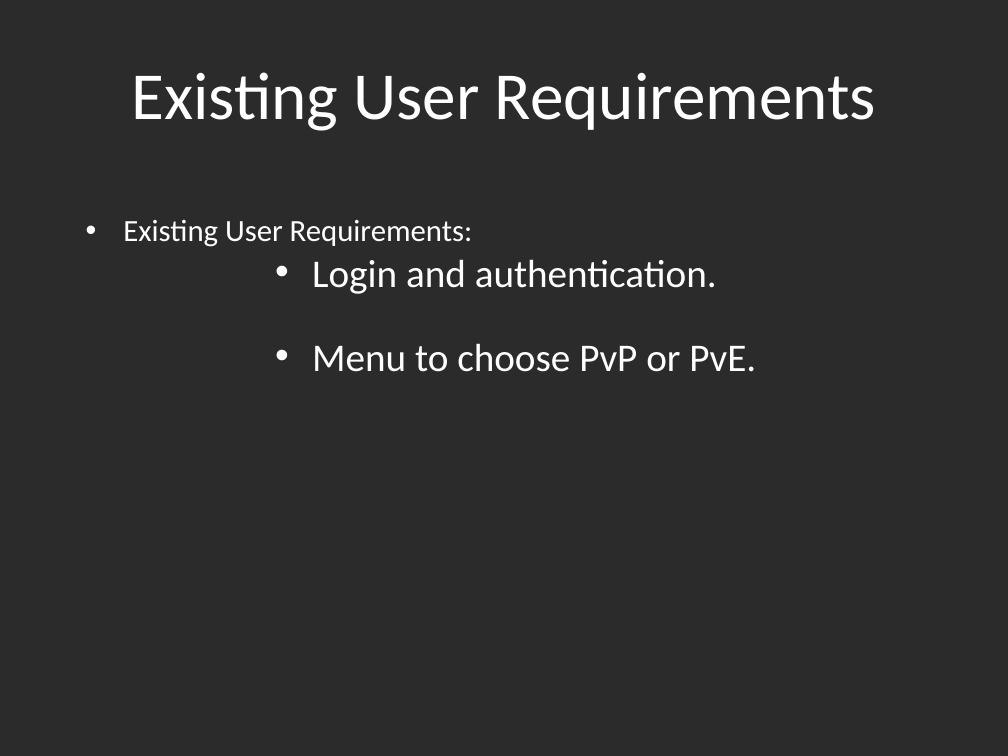
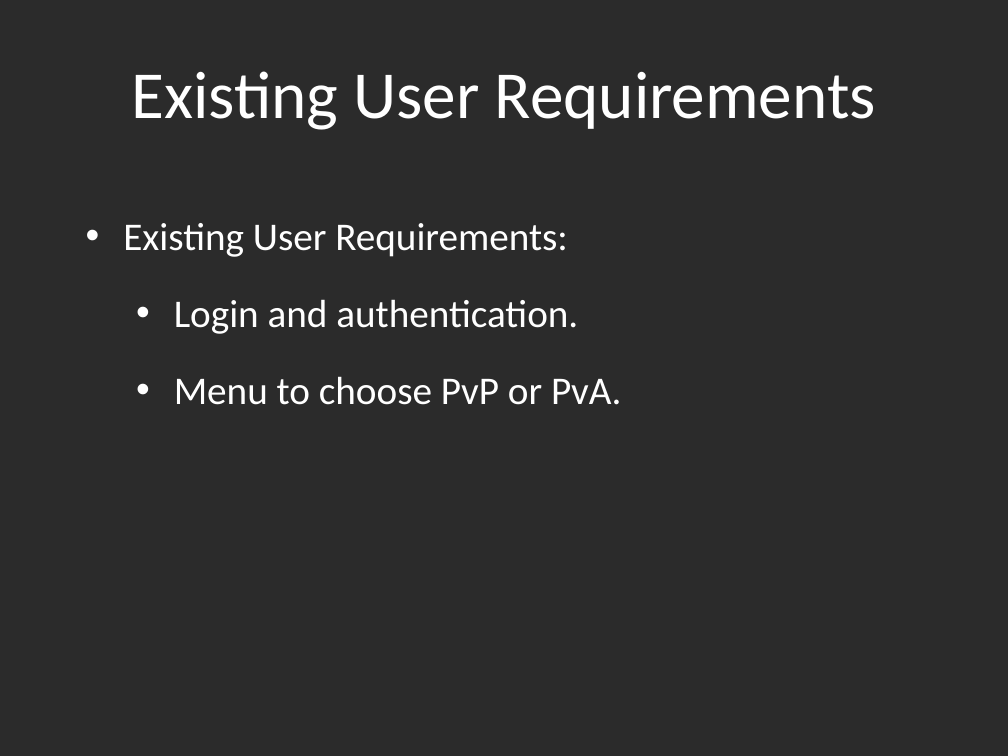
Before and after one commit to Amatarasu/A-Team, a slide deck: slide 6 of Power Point Presentation.pptx. Drawn at 1008x756 pixels with LibreOffice and Linux fonts; fonts in the diff are those of the drawing; background and template pictures are left out; a plain dark background stands for a picture behind light text. Boxes give left, top, right and bottom in pixels: in the first picture for what was removed or moved away, otherwise in the second. Text is boxed around its words. In the diff, an @@ line names an element or a change of style, - is before the commit and + after.

```diff
--- a/Power Point Presentation.pptx
+++ b/Power Point Presentation.pptx
@@ text at [123,223,578,334]: size 22 to 28 pt in "Existing User Requirements:"; list level 6 to 2 in "Login and authentication." @@
@@ text at [174,376,622,405]: text changed @@
-          • Menu to choose PvP or PvE.
+  • Menu to choose PvP or PvA.
```
Also in this commit, not shown: 7 other slides changed, 1 other file.
